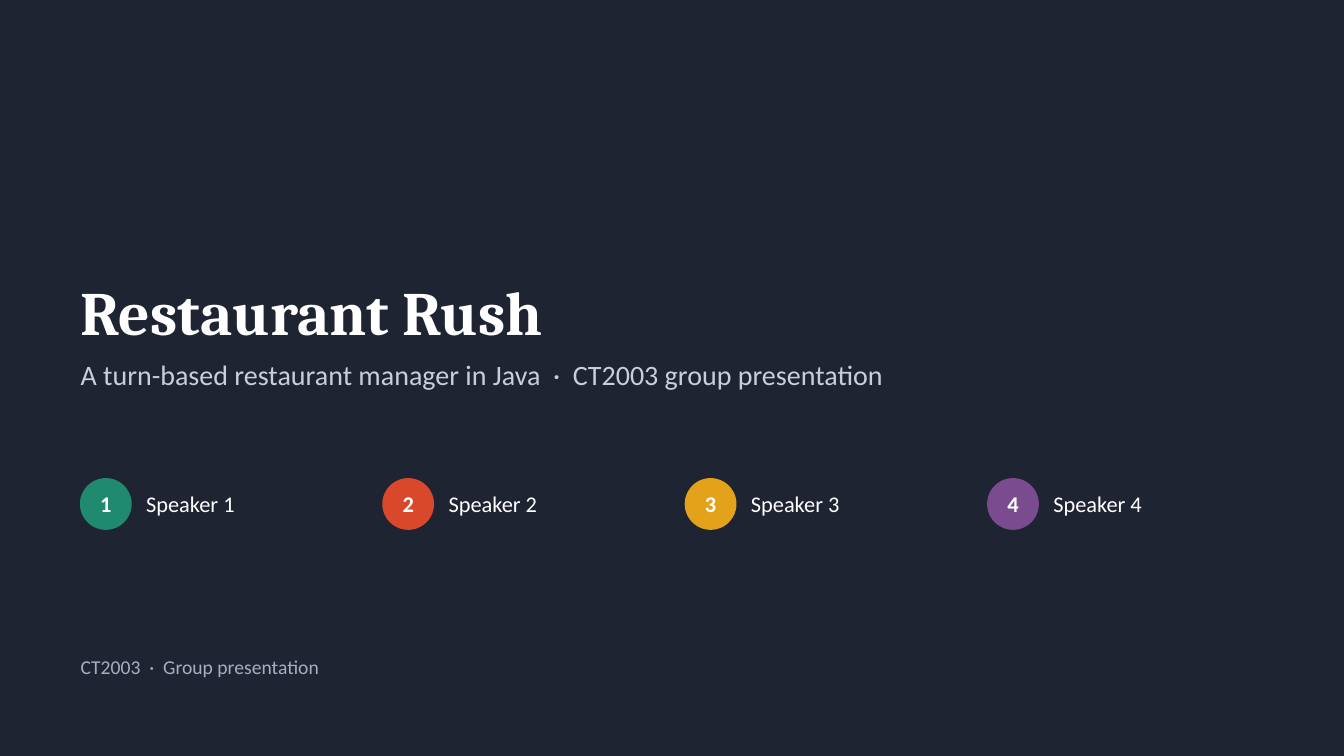
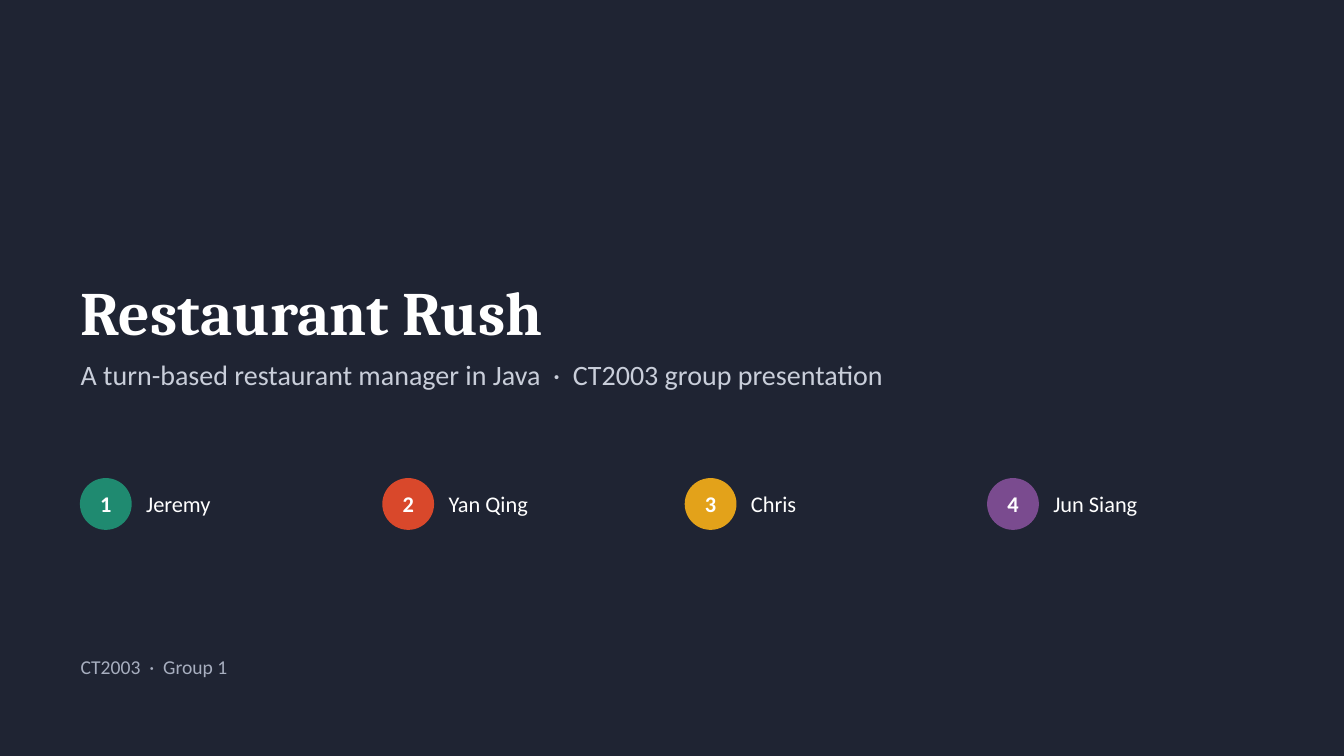
Before and after one commit to JeremyChooCK/CT2003-Restaurant-Rush, a slide deck: slide 1 of docs/presentation/RestaurantRush_Presentation.pptx. Drawn at 1344x756 pixels with LibreOffice and Linux fonts; fonts in the diff are those of the drawing. Boxes give left, top, right and bottom in pixels: in the first picture for what was removed or moved away, otherwise in the second. Text is boxed around its words. In the diff, an @@ line names an element or a change of style, - is before the commit and + after.

```diff
--- a/docs/presentation/RestaurantRush_Presentation.pptx
+++ b/docs/presentation/RestaurantRush_Presentation.pptx
@@ text at (x1=146, y1=497, x2=210, y2=516): text changed @@
-Speaker 1
+Jeremy
@@ text at (x1=449, y1=496, x2=527, y2=516): text changed @@
-Speaker 2
+Yan Qing
@@ text at (x1=751, y1=496, x2=796, y2=512): text changed @@
-Speaker 3
+Chris
@@ text at (x1=1053, y1=496, x2=1137, y2=516): text changed @@
-Speaker 4
+Jun Siang
@@ text at (x1=81, y1=661, x2=227, y2=677): text changed @@
-CT2003 · Group presentation
+CT2003 · Group 1
```
Also in this commit, not shown: 7 other slides changed, 5 other files.
